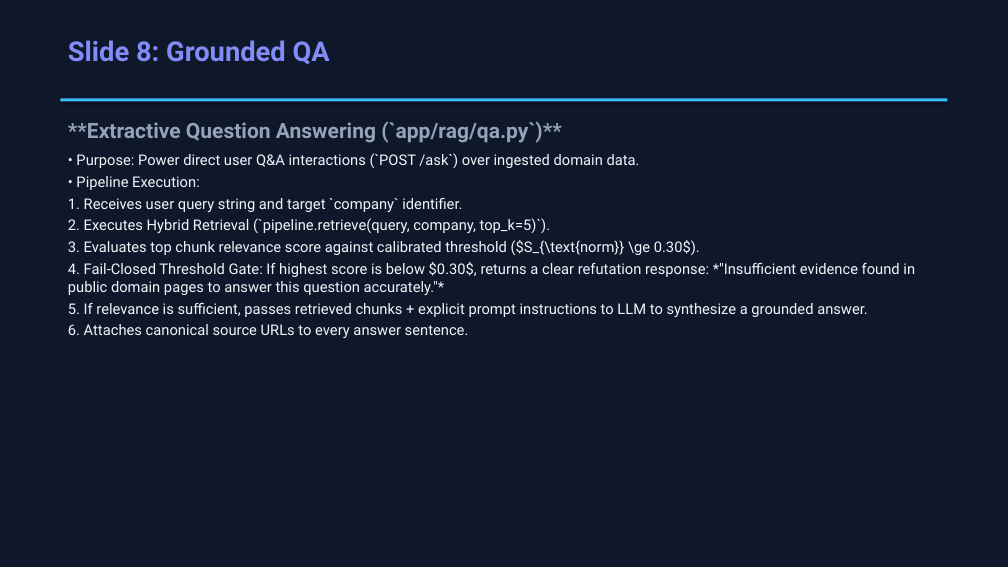
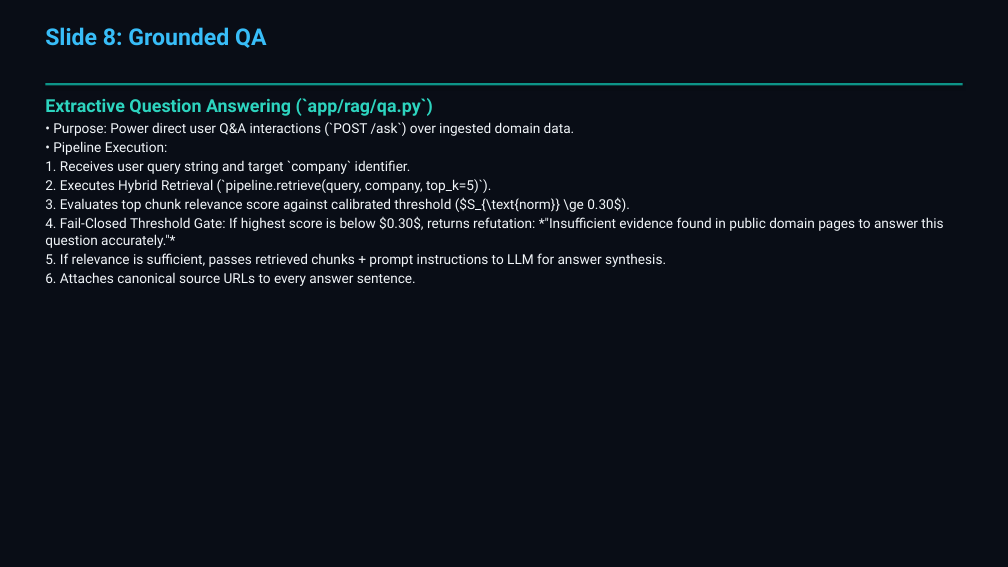
Before and after one commit to keshav9926/First-Impression-, a slide deck: slide 9 of presentation.pptx. Drawn at 1008x567 pixels with LibreOffice and Linux fonts; fonts in the diff are those of the drawing. Boxes give left, top, right and bottom in pixels: in the first picture for what was removed or moved away, otherwise in the second. Text is boxed around its words. In the diff, an @@ line names an element or a change of style, - is before the commit and + after.

Commit message:
fix(presentation): update theme to Teal/Sky, fix slide overflow bounds, add links & presenter attribution (~ Keshav)

```diff
--- a/presentation.pptx
+++ b/presentation.pptx
@@ rectangle at [0, 0, 1008, 567]: fill #0F172A to #090D16 @@
@@ text "Slide 8: Grounded QA": place and size @@
-text "Slide 8: Grounded QA" at [68, 40, 330, 65]
+text "Slide 8: Grounded QA" at [45, 27, 266, 48]
@@ text "Slide 8: Grounded QA" at [45, 27, 266, 48]: size 26 to 22 pt, text colour #818CF8 to #38BDF8 @@
@@ rectangle: place and size @@
-rectangle at [60, 98, 948, 101]
+rectangle at [45, 83, 963, 85]
@@ rectangle at [45, 83, 963, 85]: fill #38BDF8 to #0D9488 @@
@@ text at [45, 98, 433, 116]: text changed; size 20 to 17 pt; text colour #94A3B8 to #2DD4BF @@
-**Extractive Question Answering (`app/rag/qa.py`)**
+Extractive Question Answering (`app/rag/qa.py`)
@@ text "Extractive Question Answering (`app/rag/qa.py`)": place and size @@
-text "Extractive Question Answering (`app/rag/qa.py`)" at [68, 121, 915, 338]
+text "Extractive Question Answering (`app/rag/qa.py`)" at [45, 98, 943, 286]
@@ text at [45, 122, 630, 286]: size 14 to 13 pt in "• Purpose: Power direct user Q&A interactions ...", "• Pipeline Execution:", "1. Receives user query string and target ...", "2. Executes Hybrid Retrieval (`pipeline.retrieve(query, comp ..." and 2 more places; less space between paragraphs @@
@@ text at [45, 216, 943, 267]: text changed; size 14 to 13 pt @@
-4. Fail-Closed Threshold Gate: If highest score is below $0.30$, returns a clear refutation response: *"Insufficient evidence found in public domain pages to answer this question accurately."*
-5. If relevance is sufficient, passes retrieved chunks + explicit prompt instructions to LLM to synthesize a grounded answer.
+4. Fail-Closed Threshold Gate: If highest score is below $0.30$, returns refutation: *"Insufficient evidence found in public domain pages to answer this question accurately."*
+5. If relevance is sufficient, passes retrieved chunks + prompt instructions to LLM for answer synthesis.
```
Also in this commit, not shown: 19 other slides changed, 3 other files.
